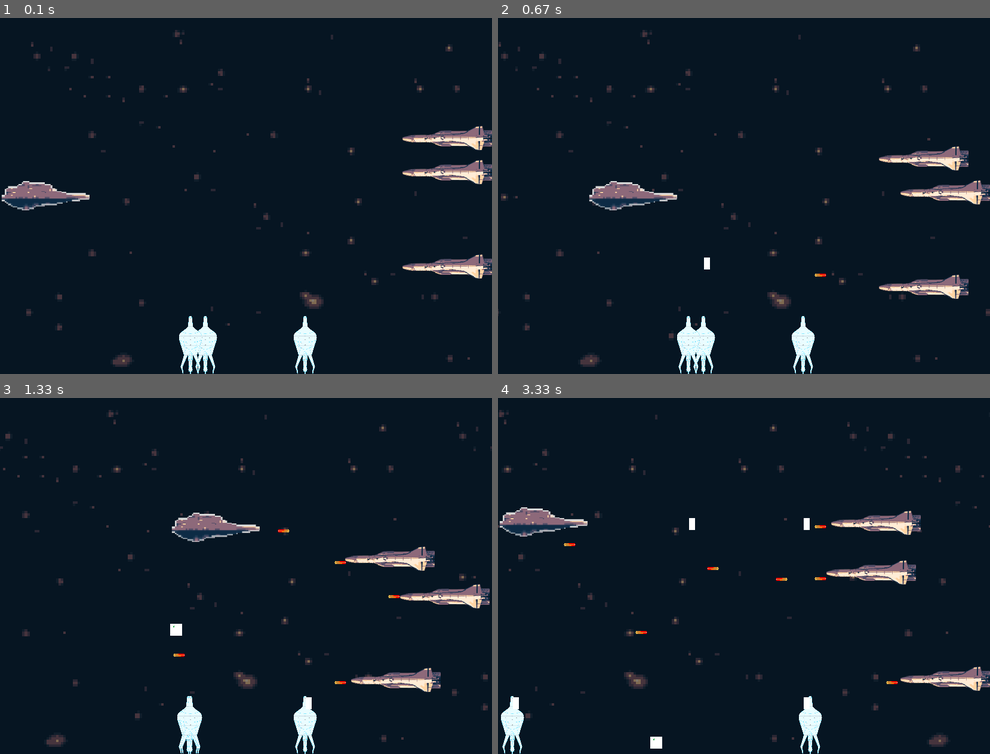
Above: before the commit, frames 1-4 (two rows, left to right).
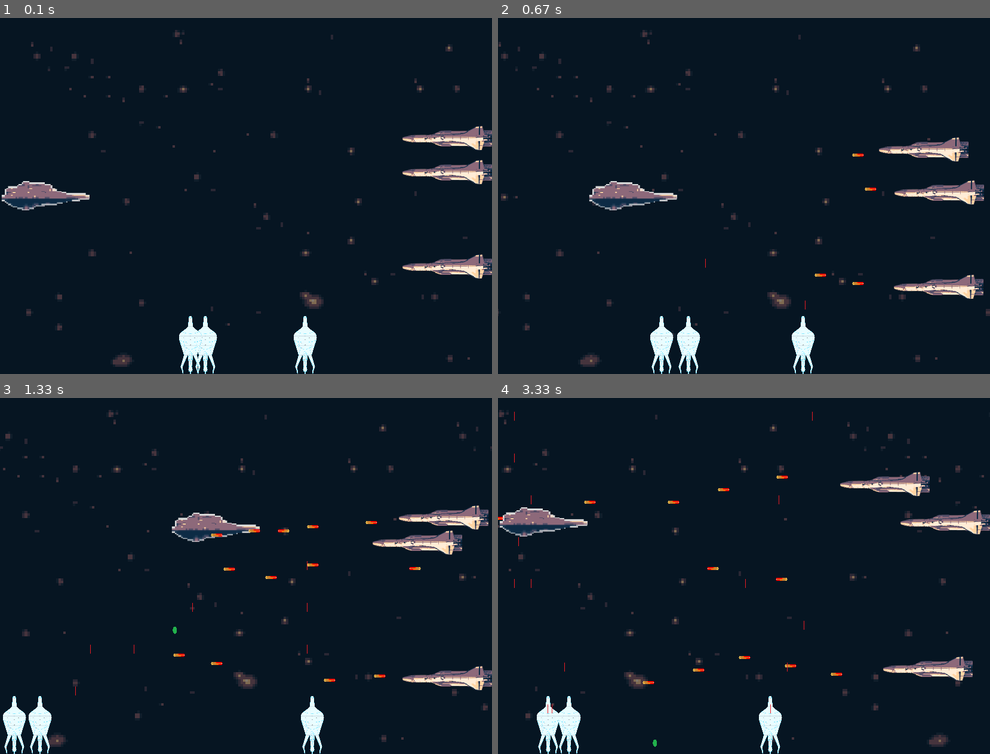
Above: after the commit, the same moments.

Repository: LuizHFS-Codice/Dessoft
Game: pygame game, started from Pygame/ÁreadeJogo.py
Two runs of this game, one before a commit and one after it. Both use one fixed random seed, a clock stepped at 60 frames per second and the inputs below.
Inputs:
- Up to frame 1 (0.1 s): no input
- Up to frame 2 (0.67 s): hold Right from 0.33 s (still down)
- Up to frame 3 (1.33 s): release Right at 0.8 s; hold Up 0.83-1.13 s; tap Z at 0.9, 1.23 s; tap X at 0.98 s; hold Right from 1.17 s (still down)
- Up to frame 4 (3.33 s): tap Z at 1.53, 1.73, 2.03, 2.3, 2.63, 2.93, 3.07 s; release Right at 1.63 s; hold Left 1.67-2.2 s; hold Down 2.23-2.53 s; tap X at 2.38 s; hold Left 2.57-2.97 s; hold Up from 3 s (still down)

Frame 1 is identical in both runs. In frame 2, 3.1% of the frame differs, in the area x 30-100%, y 33-100%; in frame 3, 6.0%; in frame 4, 6.4%, in the area x 0-100%, y 3-100%.

Commit message:
Começando a trabalhar na vida

Diff:
--- a/Pygame/ÁreadeJogo.py
+++ b/Pygame/ÁreadeJogo.py
@@ -28,7 +28,7 @@
 Balaimg=pygame.transform.scale(Balaimg,(LargBala,AltBala))
 
 #Imagem da bomba
-Bombasimg=pygame.image.load('Assets/Imagens/Bomba.png')
+Bombasimg=pygame.image.load('Assets/Imagens/Bomba.png').convert_alpha()
 Bombasimg=pygame.transform.scale(Bombasimg,(Bomb,Bomb))
 
 #Imagem do Inimigo Voador
@@ -40,7 +40,7 @@
 TrimpotImg=pygame.transform.scale(TrimpotImg,(LargNav/3,AltNav*2))
 
 #Imagem do Missil do Trimpot
-MisselImg=pygame.image.load('Assets/Imagens/Missil.png')
+MisselImg=pygame.image.load('Assets/Imagens/Missil.png').convert_alpha()
 MisselImg=pygame.transform.scale(MisselImg,(LargMissil,AltMissil))
 
 #tela rolando para esquerda
@@ -106,6 +106,7 @@
                 jogador.speedy+=Vy
             if event.key==pygame.K_DOWN:
                 jogador.speedy-=Vy
+
 #Movimento do Inimigo Voador:
     if Ação==0:
         for cada_um in Inimigos_Voadores:
@@ -120,6 +121,7 @@
                 cada_um.speedy+=Vy
             if movinivoa%2!=0:
                 cada_um.atirar()
+
         #Movimento do Trimpod
         for cada in Trimpots:
             moviTrimpot=random.randint(0,30)
@@ -129,7 +131,7 @@
                 cada.speedx+=Vx/2
             if moviTrimpot%2==0:
                 cada.atirar()
-        Ação=FPS
+        Ação=FPS//4
     Ação-=1
 
     #Danos
Binary file changed: Pygame/Assets/Imagens/Bomba.png
Binary file changed: Pygame/Assets/Imagens/Missil.png
